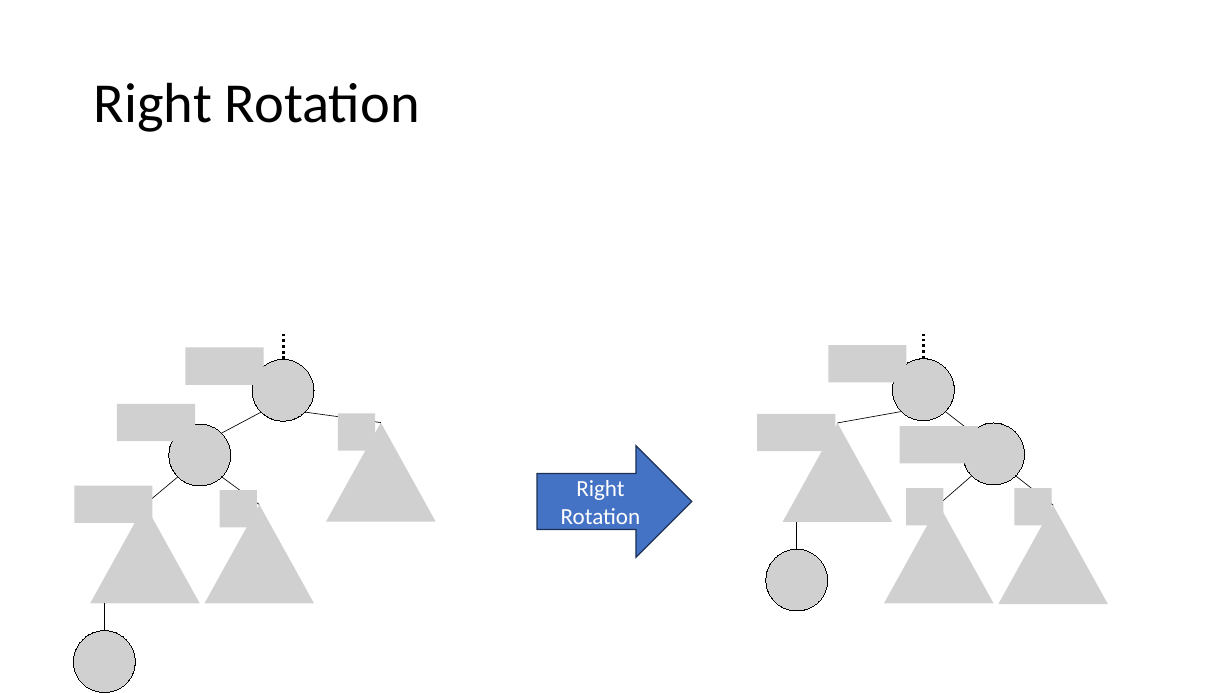
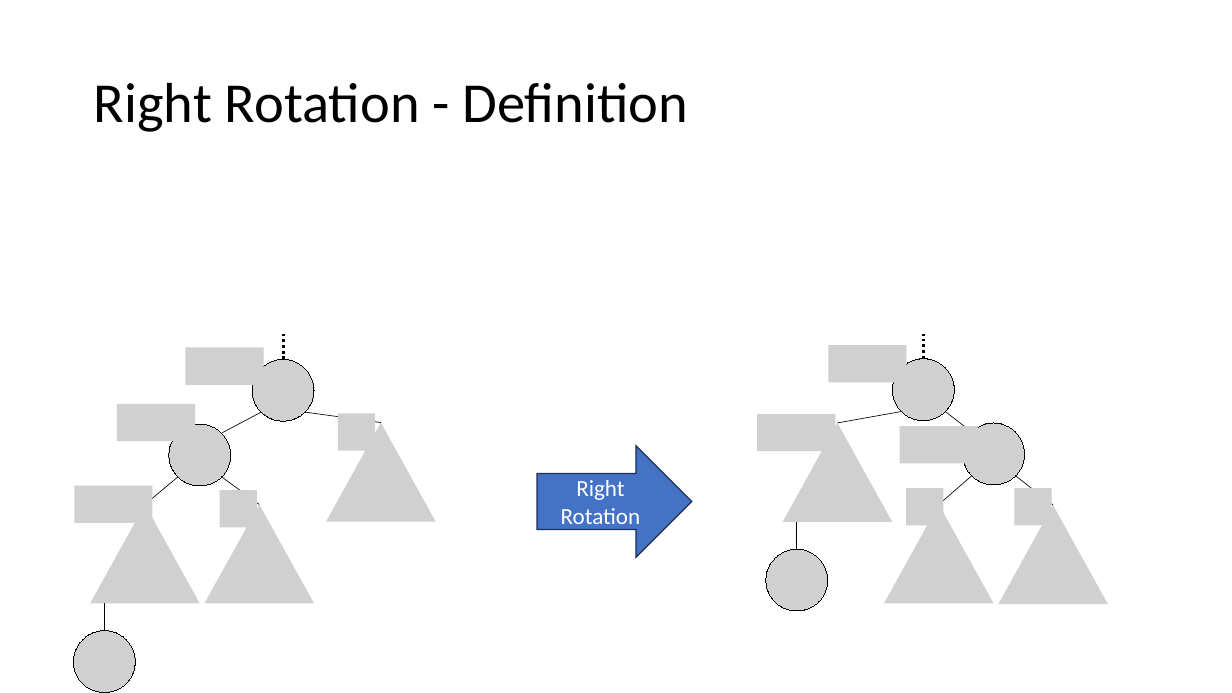
Before and after one commit to natebrunelle/cse332, a slide deck: slide 15 of markdown/files/slides/lecture9_avl2.pptx (slide 16 before the commit). Drawn at 1232x693 pixels with LibreOffice and Linux fonts; fonts in the diff are those of the drawing; grey boxes stand for pictures. Boxes give left, top, right and bottom in pixels: in the first picture for what was removed or moved away, otherwise in the second. Text is boxed around its words. In the diff, an @@ line names an element or a change of style, - is before the commit and + after.

```diff
--- a/markdown/files/slides/lecture9_avl2.pptx
+++ b/markdown/files/slides/lecture9_avl2.pptx
@@ title at bbox=[94, 82, 688, 132]: text changed @@
-Right Rotation
+Right Rotation - Definition
```
Also in this commit, not shown: 15 other slides changed, 1 slide added, 2 slides removed, 9 other files.
